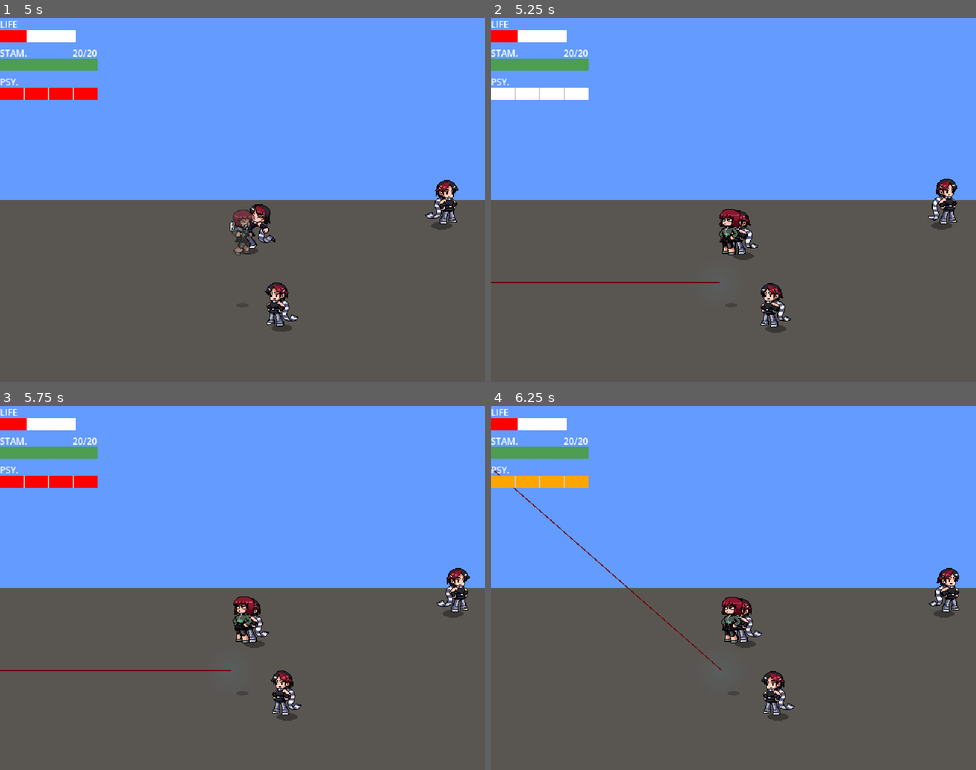
Above: before the commit, frames 1-4 (two rows, left to right).
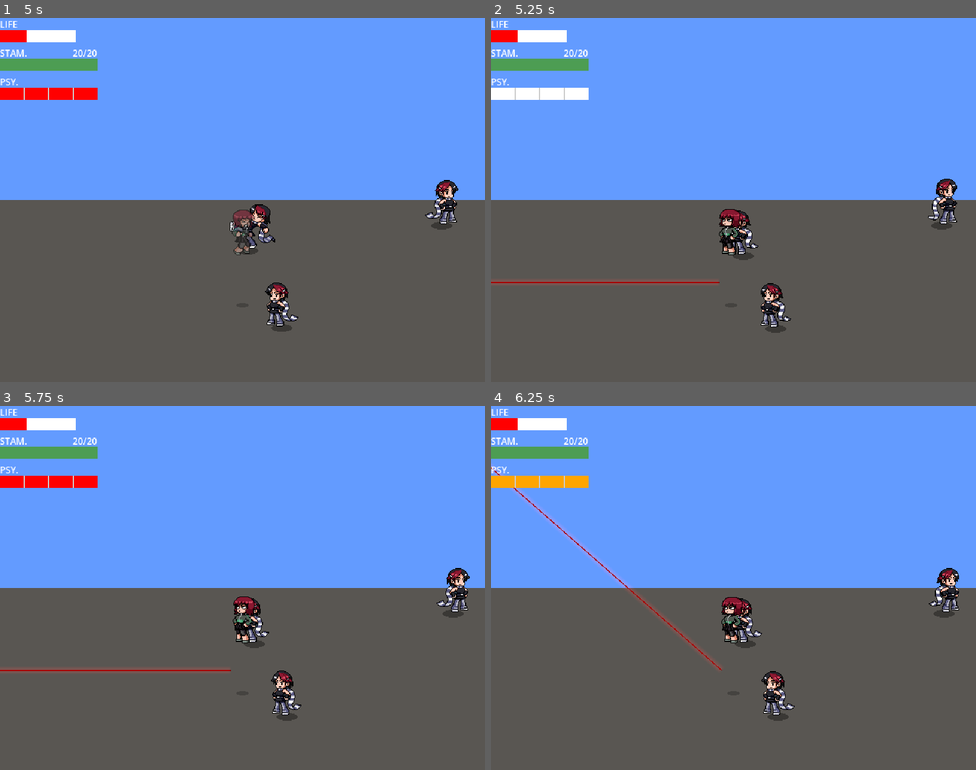
Above: after the commit, the same moments.

Repository: WarrenWarrens/CC
Game: Godot game, scene res://MainMenu/MainMenu.tscn
Two runs of this game, one before a commit and one after it. Both use one fixed random seed, a clock stepped at 60 frames per second and the inputs below.
Inputs (mouse positions are in pixels of both pictures, inside the frame that each line leads up to):
- Up to frame 1 (5 s): click "Levels" at 0.5 s; click "Test Level Two" at 1.25 s; tap Enter (ui_accept) at 2, 2.27, 3.02, 4.52 s; move the mouse to (349, 181) at 2.02 s; hold D (right) 2.03-2.78 s; tap R (aim) at 2.1 s; move the mouse to (145, 218) at 2.77 s; hold S (down) 2.78-3.53 s; tap Q (dodge) at 2.85 s; move the mouse to (291, 119) at 3.52 s; hold D (right) 3.53-4.28 s; hold E (guard) 3.53-4.28 s; move the mouse to (218, 272) at 4.27 s; hold W (up) from 4.28 s (still down); click (218, 272) at 4.35 s
- Up to frame 2 (5.25 s): move the mouse to (879, 254) at 5.02 s; release W (up) at 5.03 s; hold A (left) from 5.03 s (still down); tap R (aim) at 5.1 s
- Up to frame 3 (5.75 s): keep holding A (left); tap Enter (ui_accept) at 5.27 s
- Up to frame 4 (6.25 s): keep holding A (left); move the mouse to (588, 533) at 5.77 s; tap Q (dodge) at 5.85 s; tap Enter (ui_accept) at 6.02 s

Frame 1 is identical in both runs. In frame 2, 0.6% of the frame differs, in the area x 0-47%, y 72-74%; in frame 3, 0.6%; in frame 4, 0.7%, in the area x 0-48%, y 16-73%.

Commit message:
Added basic laser

Diff:
--- a/Scenes/Player.tscn
+++ b/Scenes/Player.tscn
@@ -401,13 +401,14 @@
 radius = 256.0
 
 [sub_resource type="Gradient" id="Gradient_glx4g"]
-colors = PackedColorArray(0.11414824, 0.4898488, 0.46171546, 1, 0, 0, 0, 1)
+offsets = PackedFloat32Array(0, 0.48672566, 1)
+colors = PackedColorArray(0, 0, 0, 1, 0.3782192, 2.9480084e-06, 0.00025150724, 1, 0, 0, 0, 1)
 
 [sub_resource type="GradientTexture2D" id="GradientTexture2D_tgb25"]
 gradient = SubResource("Gradient_glx4g")
-fill = 1
-fill_from = Vector2(0.517094, 0.525641)
-fill_to = Vector2(0.96153843, 0.1923077)
+width = 156
+fill_from = Vector2(0.49310344, 0.5862069)
+fill_to = Vector2(0.49310344, 0.4)
 
 [sub_resource type="Gradient" id="Gradient_miouo"]
 offsets = PackedFloat32Array(0.16371681, 1)
@@ -506,9 +507,11 @@
 
 [node name="LaserGlow" type="PointLight2D" parent="Visuals/AimRay" unique_id=1149424495]
 visible = false
-color = Color(0.056353115, 0.3750332, 0.62531114, 1)
-energy = 0.5
+scale = Vector2(4.8867188, 1)
+color = Color(0.31865287, 0, 0.009339812, 1)
+energy = 4.5
 texture = SubResource("GradientTexture2D_tgb25")
+offset = Vector2(78, 0)
 
 [node name="HitLight" type="PointLight2D" parent="Visuals/AimRay" unique_id=669442819]
 visible = false
